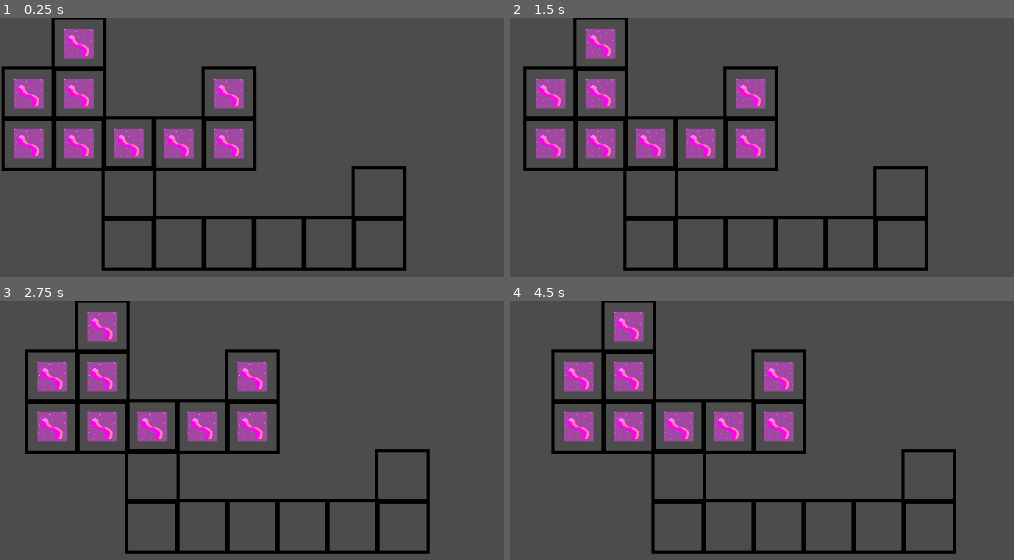
Above: before the commit, frames 1-4 (two rows, left to right).
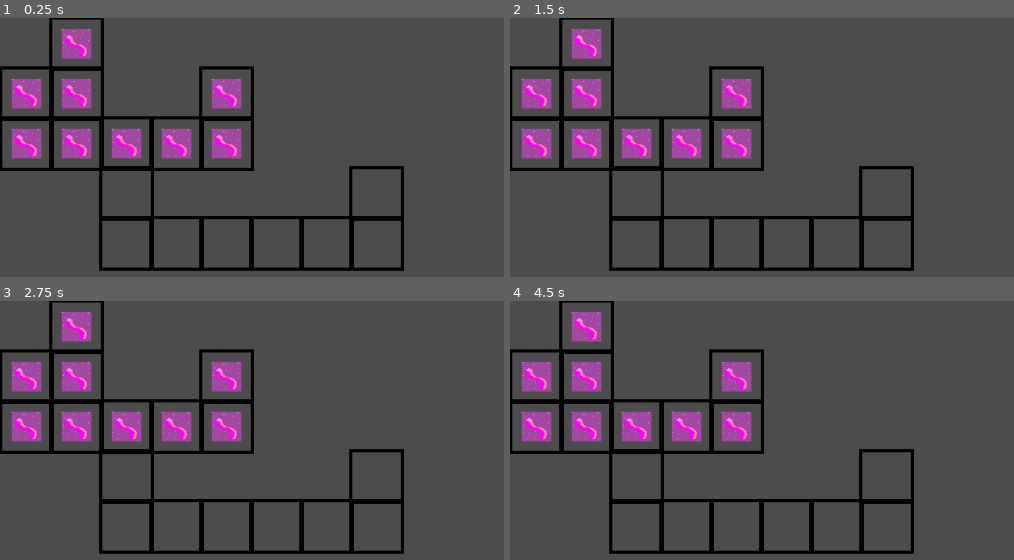
Above: after the commit, the same moments.

Repository: Airtoum/BoardGameMashup
Game: Godot game, scene res://Levels/_Test_A.tscn
Two runs of this game, one before a commit and one after it. Both use one fixed random seed, a clock stepped at 60 frames per second and the inputs below.
Inputs:
- Up to frame 1 (0.25 s): no input
- Up to frame 2 (1.5 s): no input
- Up to frame 3 (2.75 s): no input
- Up to frame 4 (4.5 s): no input

The runs differ from the first frame. In frame 1, 6.9% of the frame differs, in the area x 0-81%, y 0-98%; in frame 2, 13%; in frame 3, 16%; in frame 4, 18%, in the area x 0-89%, y 0-98%.

Commit message:
Art for Spaces and Pieces

Diff:
--- a/BoardGameMishMash/Entities/GamePart.gd
+++ b/BoardGameMishMash/Entities/GamePart.gd
@@ -10,8 +10,7 @@
 
 # Called every frame. 'delta' is the elapsed time since the previous frame.
 func _process(delta):
-	if self.is_in_group("Space"):
-		position.x += 0.2
+	pass
 
 
 func set_board_variable(board):
Binary file added: BoardGameMishMash/Assets/!.png
Not shown, added: BoardGameMishMash/Assets/!.png.import
Binary file added: BoardGameMishMash/Assets/1.png
Binary file added: BoardGameMishMash/Assets/2.png
Binary file added: BoardGameMishMash/Assets/3.png
Binary file added: BoardGameMishMash/Assets/4.png
Binary file added: BoardGameMishMash/Assets/5.png
Binary file added: BoardGameMishMash/Assets/6.png
Binary file added: BoardGameMishMash/Assets/7.png
Not shown, added: BoardGameMishMash/Assets/7.png.import
Binary file added: BoardGameMishMash/Assets/8.png
Not shown, added: BoardGameMishMash/Assets/8.png.import
(and 140 more such lines)
